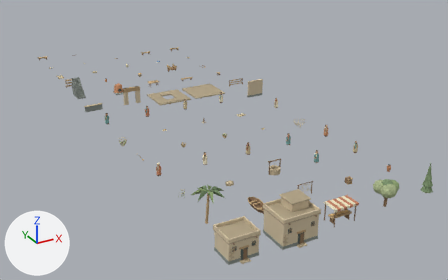
Before and after pictures for a commit that changed the Blender file assets/source/galilee-kit.blend.
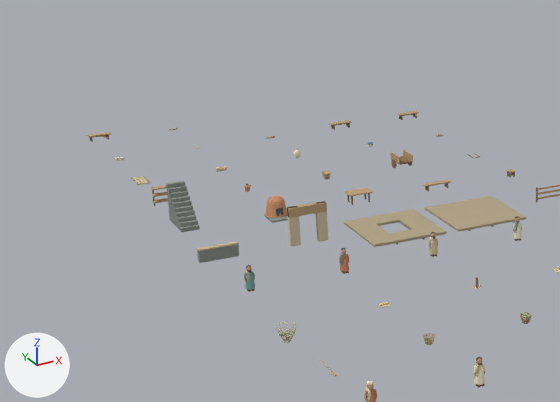
Each version appears first whole from a camera (50 mm lens) standing at (-28.5, -49.0, 38.1) and looking at (21.0, 41.0, -6.9), and next in a close-up on the part from 0% to 53% of the width and 0% to 61% of the height. Lighting does not change. The marker at lower left points along +X, +Y and +Z. The last two pictures show the newer version.

Objects in the first close-up: 'doorway.002', 'exterior_steps.002', 'low_wall.002', 'oven.002', 'roof_opening.002', 'roof_panel.002' and 23 more.
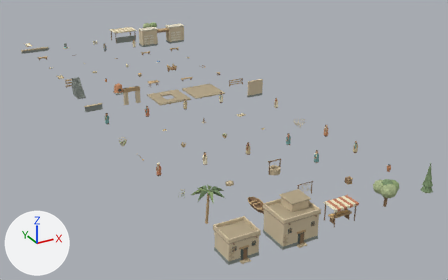
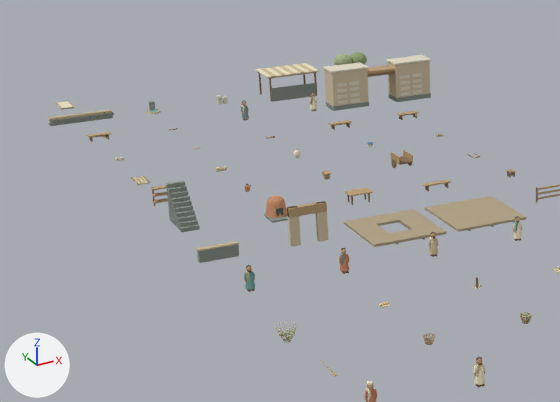
Location of each change, [x1, y1, x2, y2] in pixels of the close-ups (560 x 402 px):
'town_gate', added: after [323, 55, 431, 111]
'farm_shelter', added: after [255, 63, 319, 102]
'terrace_wall', added: after [48, 109, 114, 126]
'split_olive', added: after [334, 52, 367, 65]
'widow_skin', added: after [241, 100, 249, 121]
'spring_marker', added: after [146, 101, 161, 114]
'young_man_skin', added: after [309, 92, 317, 111]
'procession_frame', added: after [55, 100, 75, 110]
'terrace_marker', added: after [217, 95, 228, 104]

The change in detail:
Material 'way_slate_cloth' (mat_way_slate_cloth) is new.
Its base color is (0.23, 0.28, 0.29) (grey #849093).
Its roughness is 0.95.
Mesh me_cube_364 is new.
It has 960 vertices, 1040 faces and spans x -5.39..5.39, y -1.06..1.06, z 0.0..3.98.
It uses material mat_way_vertex_palette.
Mesh me_cone_764 is new.
It has 192 vertices, 188 faces and spans x -0.64..0.64, y -1.65..1.65, z -0.1..0.07.
It uses material mat_way_vertex_palette.
Mesh me_cone_759 is new.
It has 144 vertices, 200 faces and spans x -1.75..1.75, y -0.8..1.0, z 0.0..3.53.
It uses material mat_way_vertex_palette.
Mesh me_cone_753 is new.
It has 192 vertices, 146 faces and spans x -2.75..2.75, y -1.83..1.83, z 0.0..2.61.
It uses material mat_way_vertex_palette.
Mesh me_cube_328 is new.
It has 120 vertices, 100 faces and spans x -0.5..0.5, y -0.228..0.228, z 0.0..0.85.
It uses material mat_way_vertex_palette.
Mesh me_cone_739 is new.
It has 140 vertices, 100 faces and spans x -0.685..0.685, y -0.72..0.72, z 0.0..1.03.
It uses material mat_way_vertex_palette.
Mesh me_cube_303 is new.
It has 576 vertices, 624 faces and spans x -3.01..3.09, y -0.24..0.24, z 0.02..0.8.
It uses material mat_way_vertex_palette.
Mesh me_cube_272 is new.
It has 274 vertices, 288 faces and spans x -0.4..0.4, y -0.36..0.36, z 0.01..1.9.
Faces by material slot: [58, 126, 52, 20, 32].
It uses material mat_way_olive_wood_002 (brown #8e7355).
It uses material mat_way_warm_skin_002 (brown #c59e7c).
It uses material mat_way_natural_linen_002 (beige #efe5c7).
It uses material mat_way_dark_hair_002 (brown #615545).
It uses material mat_way_sun_bleached_wood_002 (brown #bfa279).
Mesh me_cube_264 is new.
It has 310 vertices, 334 faces and spans x -0.4..0.4, y -0.36..0.36, z 0.01..1.95.
Faces by material slot: [58, 126, 98, 20, 32].
It uses material mat_way_olive_wood_002 (brown #8e7355).
It uses material mat_way_warm_skin_002 (brown #c59e7c).
It uses material mat_way_slate_cloth (grey #849093).
It uses material mat_way_dark_hair_002 (brown #615545).
It uses material mat_way_natural_linen_002 (beige #efe5c7).
Object 'town_gate' (ob_town_gate) is new; it shows me_cube_364.
Its location is (28.0, 84.0, 0.0).
Object 'procession_frame' (ob_procession_frame) is new; it shows me_cone_764.
Its location is (0.0, 98.0, 0.0).
Object 'split_olive' (ob_split_olive) is new; it shows me_cone_759.
Its location is (28.0, 91.0, 0.0).
Object 'farm_shelter' (ob_farm_shelter) is new; it shows me_cone_753.
Its location is (21.0, 91.0, 0.0).
Object 'terrace_marker' (ob_terrace_marker) is new; it shows me_cube_328.
Its location is (14.0, 91.0, 0.0).
Object 'spring_marker' (ob_spring_marker) is new; it shows me_cone_739.
Its location is (7.0, 91.0, 0.0).
Object 'terrace_wall' (ob_terrace_wall) is new; it shows me_cube_303.
Its location is (0.0, 91.0, 0.0).
Object 'young_man_skin' (ob_young_man_skin) is new; it shows me_cube_272.
Its location is (21.0, 84.0, 0.0).
Object 'widow_skin' (ob_widow_skin) is new; it shows me_cube_264.
Its location is (14.0, 84.0, 0.0).
